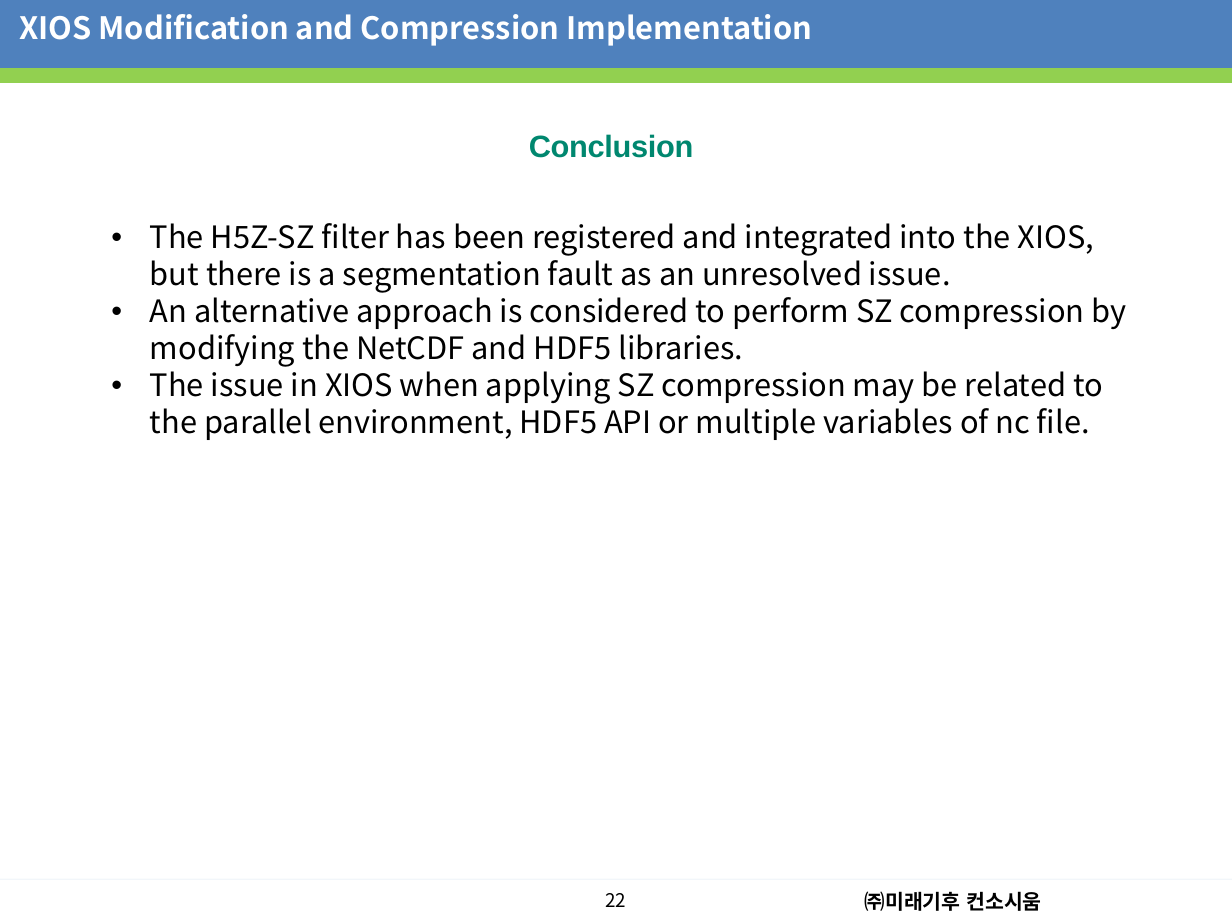
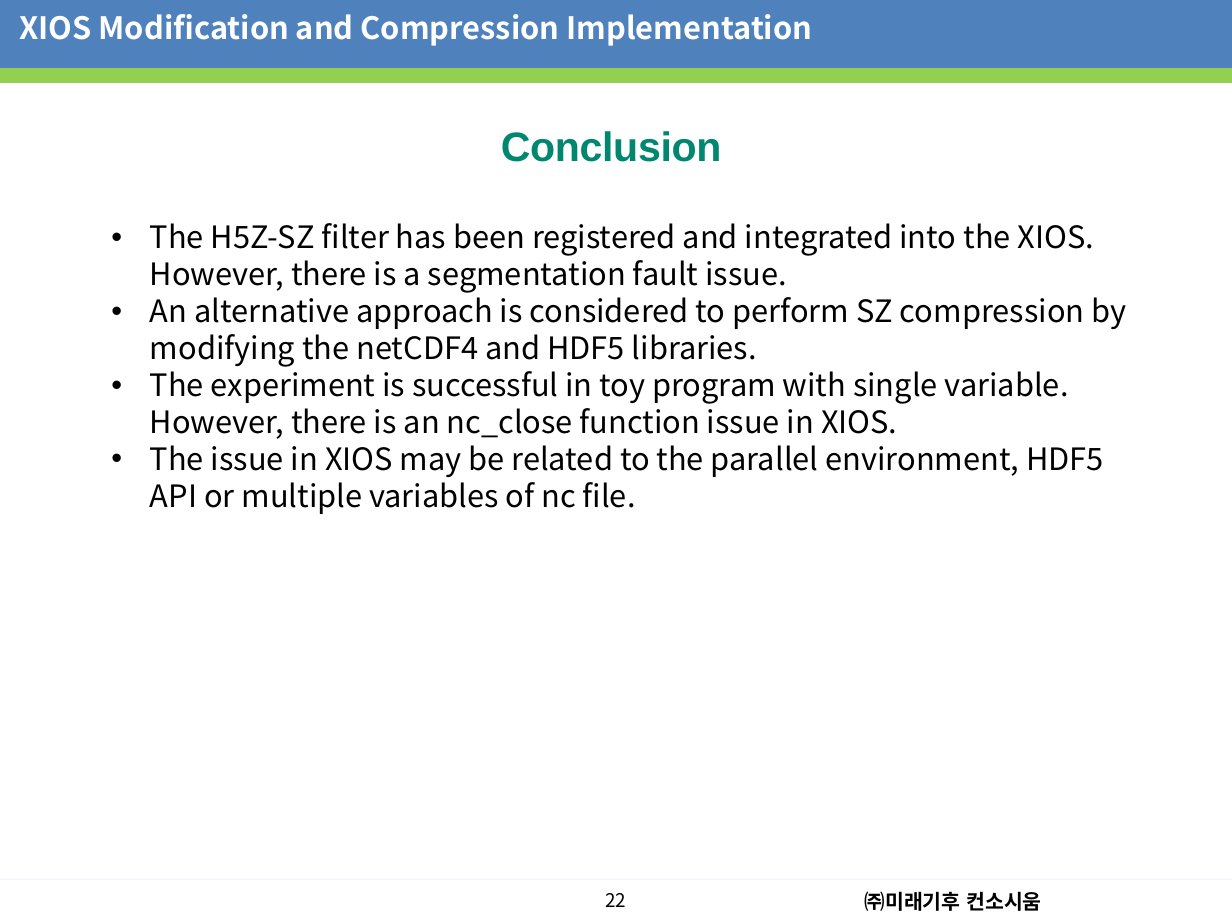
Before and after one commit to dhanifudin/presentation, a slide deck: slide 23 of seminar/Seminar20230725.pptx. Drawn at 1232x924 pixels with LibreOffice and Linux fonts; fonts in the diff are those of the drawing; background and template pictures are left out. Boxes give left, top, right and bottom in pixels: in the first picture for what was removed or moved away, otherwise in the second. Text is boxed around its words. In the diff, an @@ line names an element or a change of style, - is before the commit and + after.

```diff
--- a/seminar/Seminar20230725.pptx
+++ b/seminar/Seminar20230725.pptx
@@ title "Conclusion" at <box>501,131,721,162</box>: size 18 to 24 pt @@
@@ text at <box>150,223,1126,514</box>: text changed @@
-• The H5Z-SZ filter has been registered and integrated into the XIOS, but there is a segmentation fault as an unresolved issue.
-• An alternative approach is considered to perform SZ compression by modifying the NetCDF and HDF5 libraries.
-• The issue in XIOS when applying SZ compression may be related to the parallel environment, HDF5 API or multiple variables of nc file.
+• The H5Z-SZ filter has been registered and integrated into the XIOS. However, there is a segmentation fault issue.
+• An alternative approach is considered to perform SZ compression by modifying the netCDF4 and HDF5 libraries.
+• The experiment is successful in toy program with single variable. However, there is an nc_close function issue in XIOS.
+• The issue in XIOS may be related to the parallel environment, HDF5 API or multiple variables of nc file.
```
Also in this commit, not shown: 13 other slides changed.
